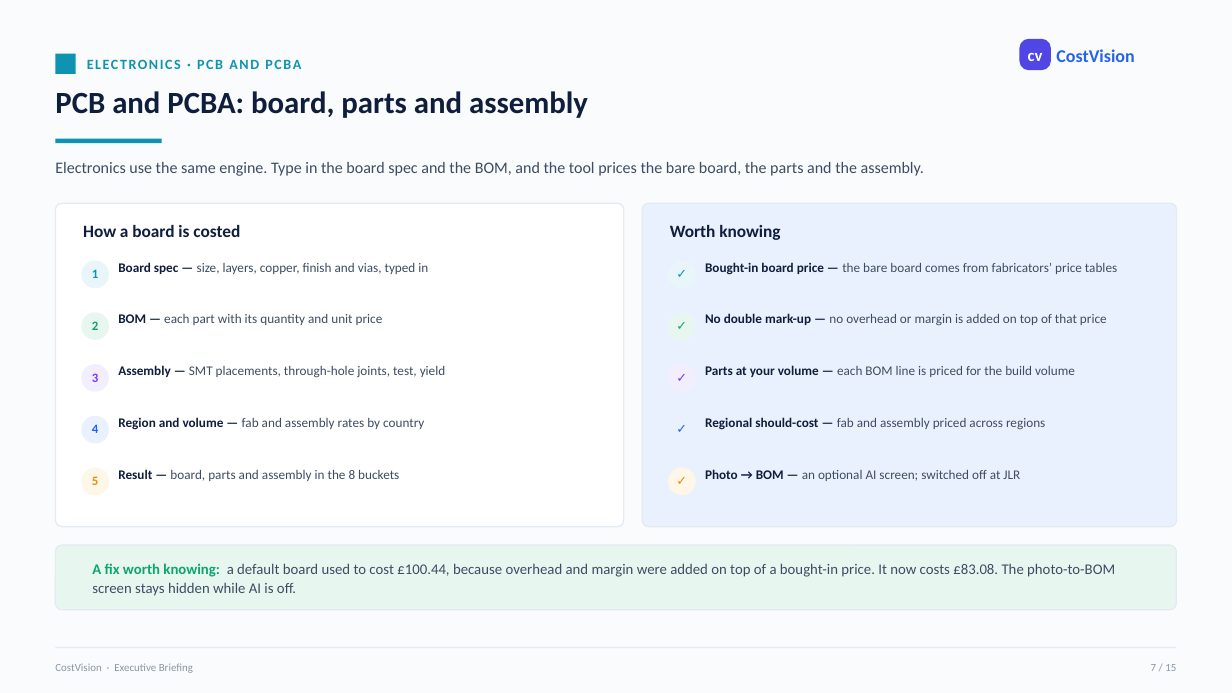
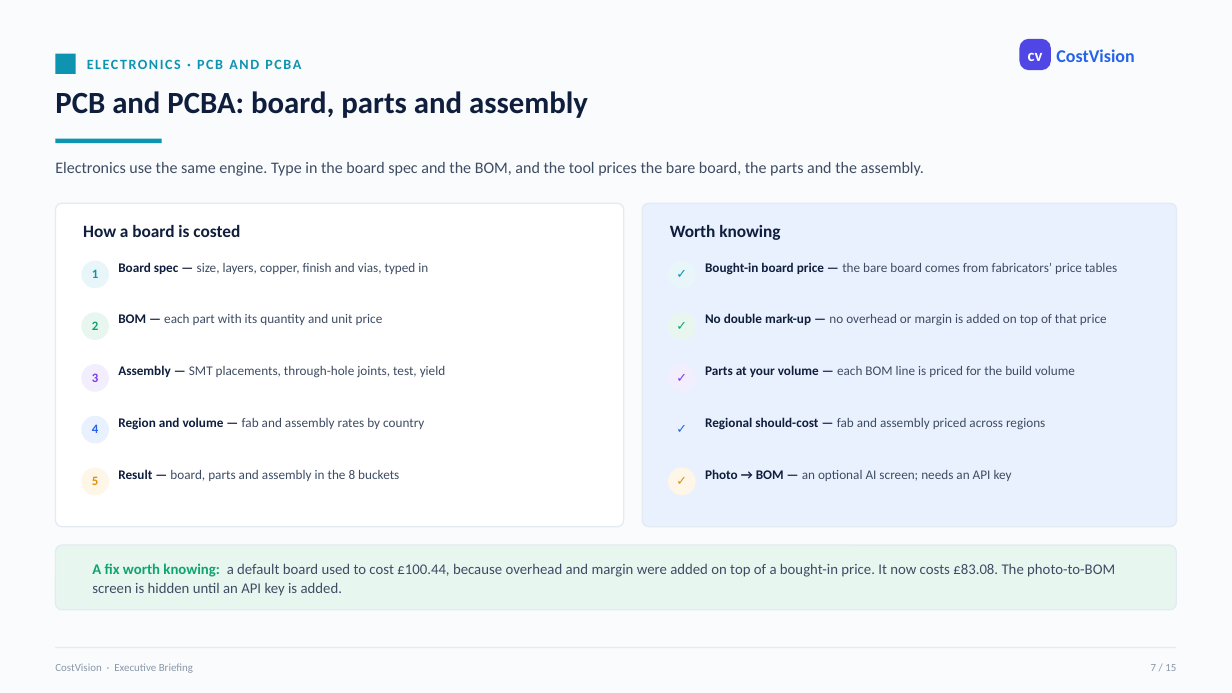
Before and after one commit to bhosaleavinash546/leamington-marathi, a slide deck: slide 7 of CostVision-Executive-Summary.pptx. Drawn at 1232x693 pixels with LibreOffice and Linux fonts; fonts in the diff are those of the drawing. Boxes give left, top, right and bottom in pixels: in the first picture for what was removed or moved away, otherwise in the second. Text is boxed around its words. In the diff, an @@ line names an element or a change of style, - is before the commit and + after.

```diff
--- a/CostVision-Executive-Summary.pptx
+++ b/CostVision-Executive-Summary.pptx
@@ text at box(705, 469, 1012, 481): text changed @@
-Photo → BOM — an optional AI screen; switched off at JLR
+Photo → BOM — an optional AI screen; needs an API key
@@ text at box(92, 563, 1115, 596): text changed @@
-A fix worth knowing: a default board used to cost £100.44, because overhead and margin were added on top of a bought-in price. It now costs £83.08. The photo-to-BOM screen stays hidden while AI is off.
+A fix worth knowing: a default board used to cost £100.44, because overhead and margin were added on top of a bought-in price. It now costs £83.08. The photo-to-BOM screen is hidden until an API key is added.
```
Also in this commit, not shown: 7 other slides changed, 18 other files.
